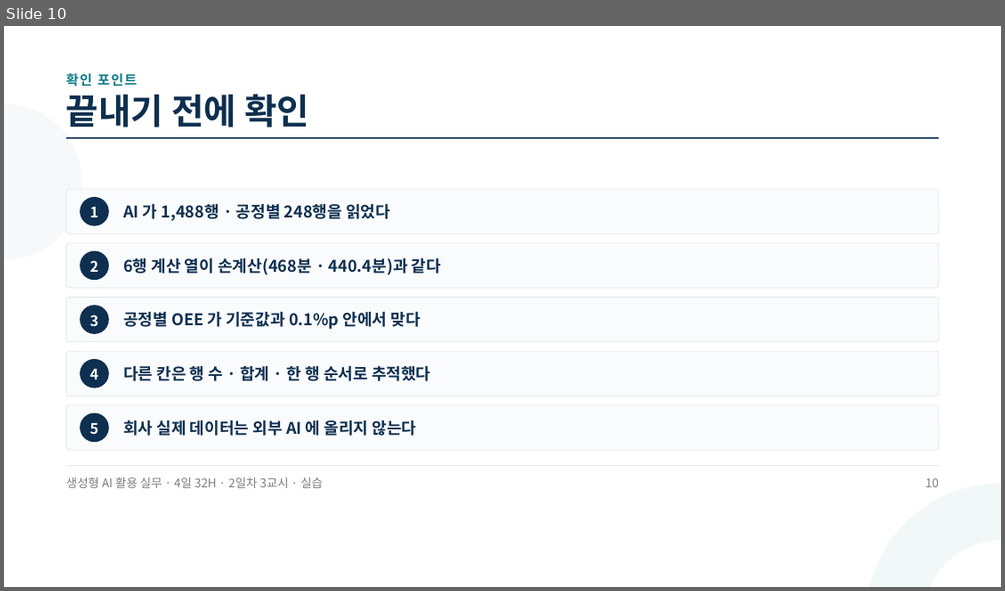
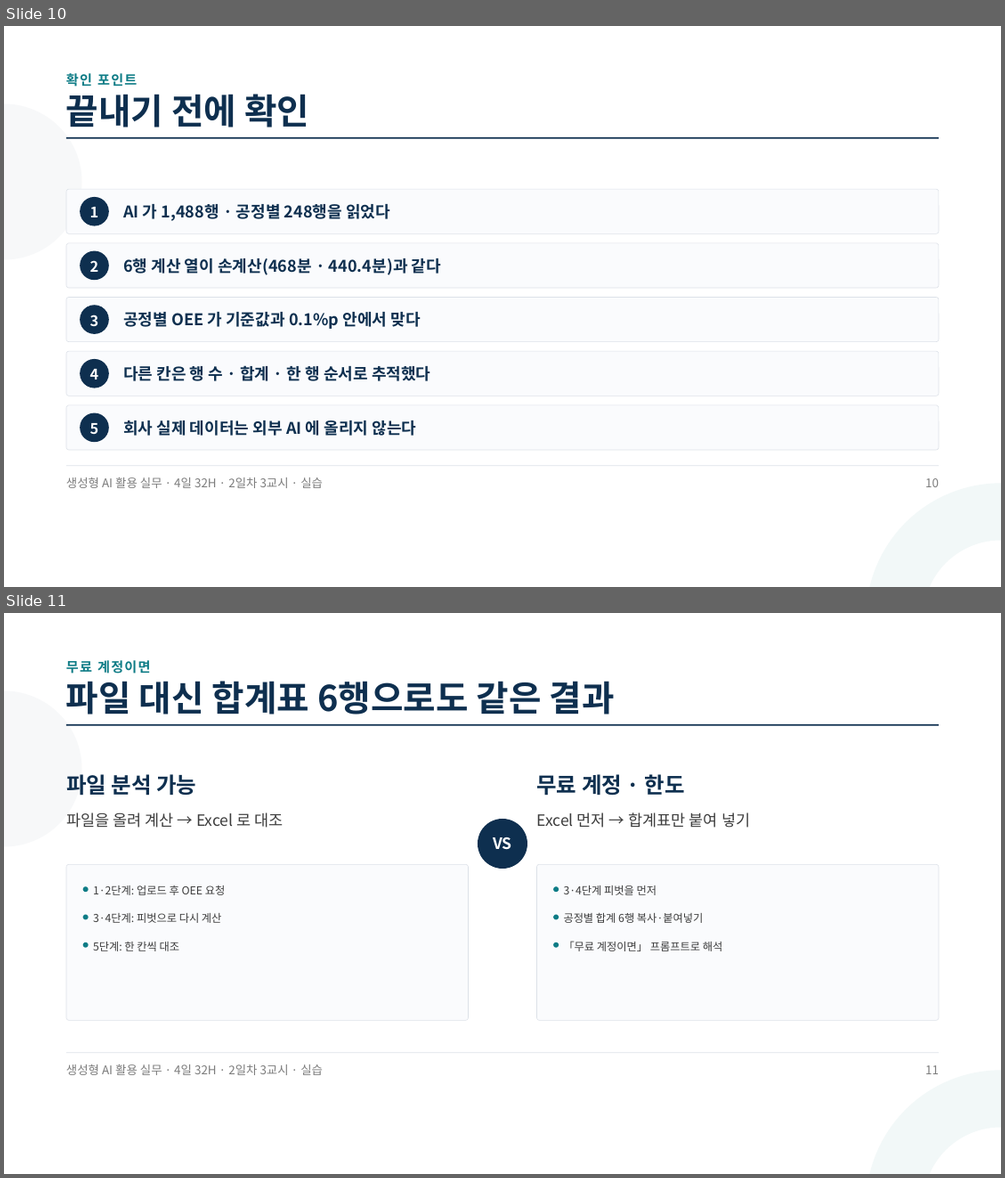
Before and after one commit to aebonlee/materials, a slide deck: knf/decks/d2p3.pptx. Shown one above the other, each under a label of ours: slide 10 before the commit, slides 10 and 11 after it. The pictures are 1005x591 and 1005x1178 pixels, drawn with LibreOffice and Linux fonts; fonts in the diff are those of the drawing. Boxes give left, top, right and bottom in pixels: in the first picture for what was removed or moved away, otherwise in the second. Text is boxed around its words. In the diff, an @@ line names an element or a change of style, - is before the commit and + after.

```diff
--- a/knf/decks/d2p3.pptx
+++ b/knf/decks/d2p3.pptx
@@ slide 11 added at (4, 613, 1001, 1174), background #FFFFFF @@
@@ text added at (66, 660, 151, 674), 19.5 pt, text #0E7C86, bold @@
+무료 계정이면
@@ ellipse added at (4, 690, 81, 846), fill #F7F8F9 @@
@@ text added at (66, 681, 615, 714), 51 pt, text #0E2F4F, bold @@
+파일 대신 합계표 6행으로도 같은 결과
@@ rectangle added at (66, 724, 938, 726), fill #0E2F4F @@
@@ text added at (66, 774, 196, 795), 31.5 pt, text #0E2F4F, bold @@
+파일 분석 가능
@@ text added at (536, 774, 685, 795), 31.5 pt, text #0E2F4F, bold @@
+무료 계정 · 한도
@@ text added at (66, 812, 283, 827), 22.5 pt, text #3D3D3D @@
+파일을 올려 계산 → Excel 로 대조
@@ ellipse added at (477, 819, 527, 868), fill #0E2F4F @@
@@ text added at (536, 812, 750, 827), 22.5 pt, text #3D3D3D @@
+Excel 먼저 → 합계표만 붙여 넣기
@@ text added at (493, 837, 512, 850), 22.5 pt, text #FFFFFF, bold @@
+VS
@@ rounded rectangle added at (66, 864, 468, 1020), fill #FAFBFD, outline #DCE1E8 0.75 pt @@
@@ rounded rectangle added at (537, 864, 938, 1020), fill #FAFBFD, outline #DCE1E8 0.75 pt @@
@@ ellipse added at (82, 886, 89, 892), fill #0E7C86 @@
@@ text added at (93, 885, 226, 895), 15.8 pt, text #3D3D3D @@
+1·2단계: 업로드 후 OEE 요청
@@ ellipse added at (553, 886, 558, 892), fill #0E7C86 @@
@@ text added at (564, 885, 657, 895), 15.8 pt, text #3D3D3D @@
+3·4단계 피벗을 먼저
@@ ellipse added at (82, 914, 89, 919), fill #0E7C86 @@
@@ text added at (93, 913, 222, 923), 15.8 pt, text #3D3D3D @@
+3·4단계: 피벗으로 다시 계산
@@ ellipse added at (553, 914, 558, 919), fill #0E7C86 @@
@@ text added at (564, 913, 703, 923), 15.8 pt, text #3D3D3D @@
+공정별 합계 6행 복사·붙여넣기
@@ ellipse added at (82, 942, 89, 948), fill #0E7C86 @@
@@ text added at (93, 941, 180, 951), 15.8 pt, text #3D3D3D @@
+5단계: 한 칸씩 대조
@@ ellipse added at (553, 942, 558, 948), fill #0E7C86 @@
@@ text added at (564, 941, 723, 951), 15.8 pt, text #3D3D3D @@
+「무료 계정이면」 프롬프트로 해석
@@ rectangle added at (66, 1052, 938, 1053), fill #DCE1E8 @@
@@ text added at (66, 1064, 323, 1075), 17.2 pt, text #7D7D7D @@
+생성형 AI 활용 실무 · 4일 32H · 2일차 3교시 · 실습
@@ text added at (925, 1065, 938, 1074), 17.2 pt, text #7D7D7D @@
+11
@@ ellipse added at (866, 1070, 1001, 1174), fill #F2F8F8 @@
@@ ellipse added at (923, 1127, 1001, 1174), fill #FFFFFF @@
```
Also in this commit, not shown: 6 other files.
